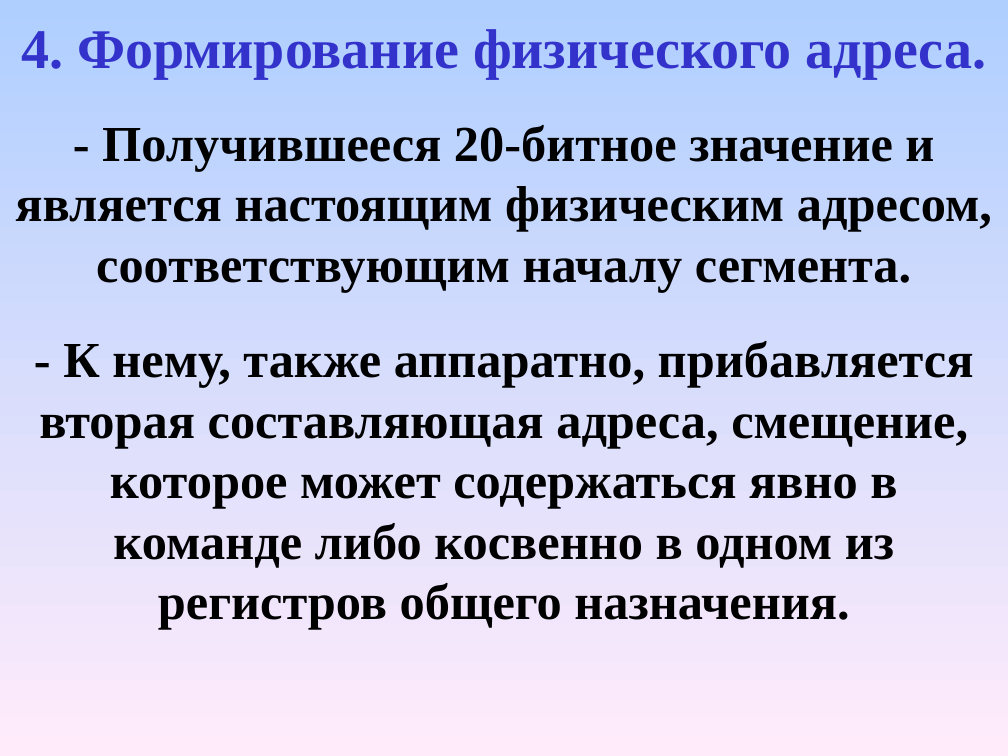
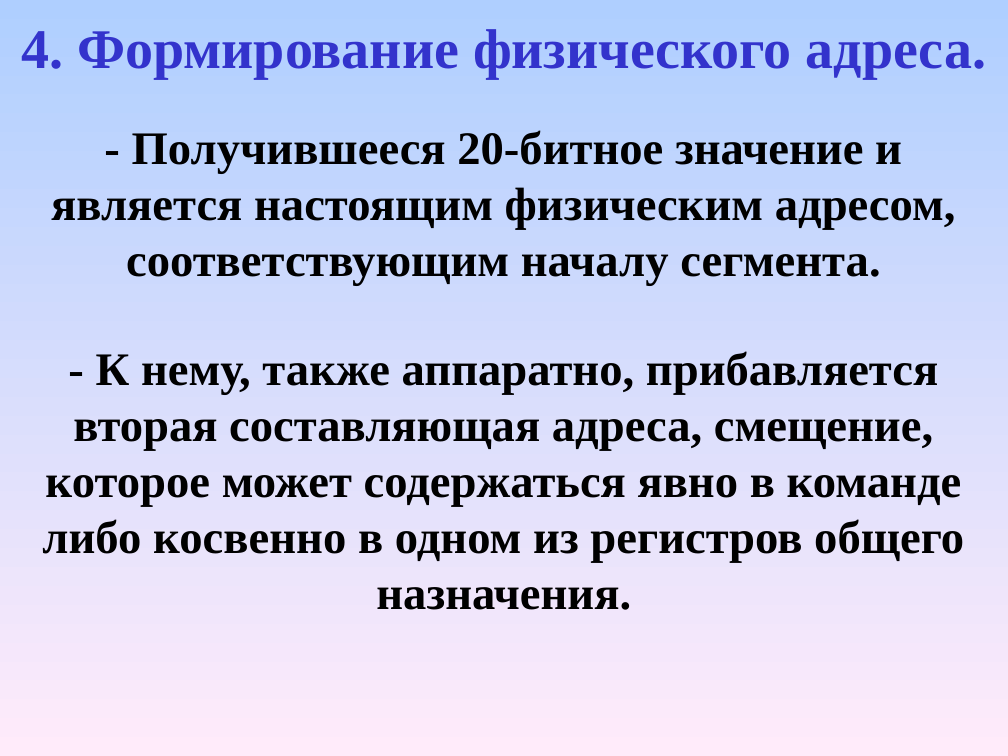
Before and after one commit to KavalevichArtyom/lessons.by, a slide deck: slide 12 of document/presentations/1/02_RAM.ppt. Drawn at 1008x756 pixels with LibreOffice and Linux fonts; fonts in the diff are those of the drawing. Boxes give left, top, right and bottom in pixels: in the first picture for what was removed or moved away, otherwise in the second. Text is boxed around its words. In the diff, an @@ line names an element or a change of style, - is before the commit and + after.

```diff
--- a/document/presentations/1/02_RAM.ppt
+++ b/document/presentations/1/02_RAM.ppt
@@ text "- Получившееся 20-битное значение и ..." at box(51, 130, 956, 286): size 36 to 33.3 pt @@
@@ text "- К нему, также аппаратно, ..." at box(42, 351, 964, 610): size 36 to 33.3 pt @@
```
Also in this commit, not shown: 13 other slides changed, 7 other files.
